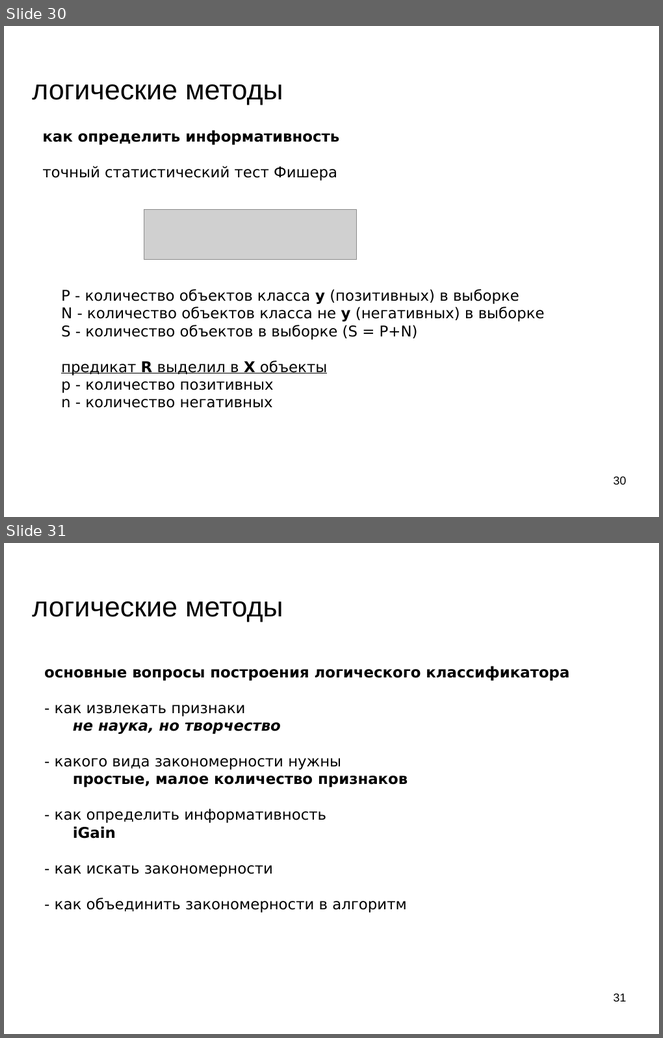
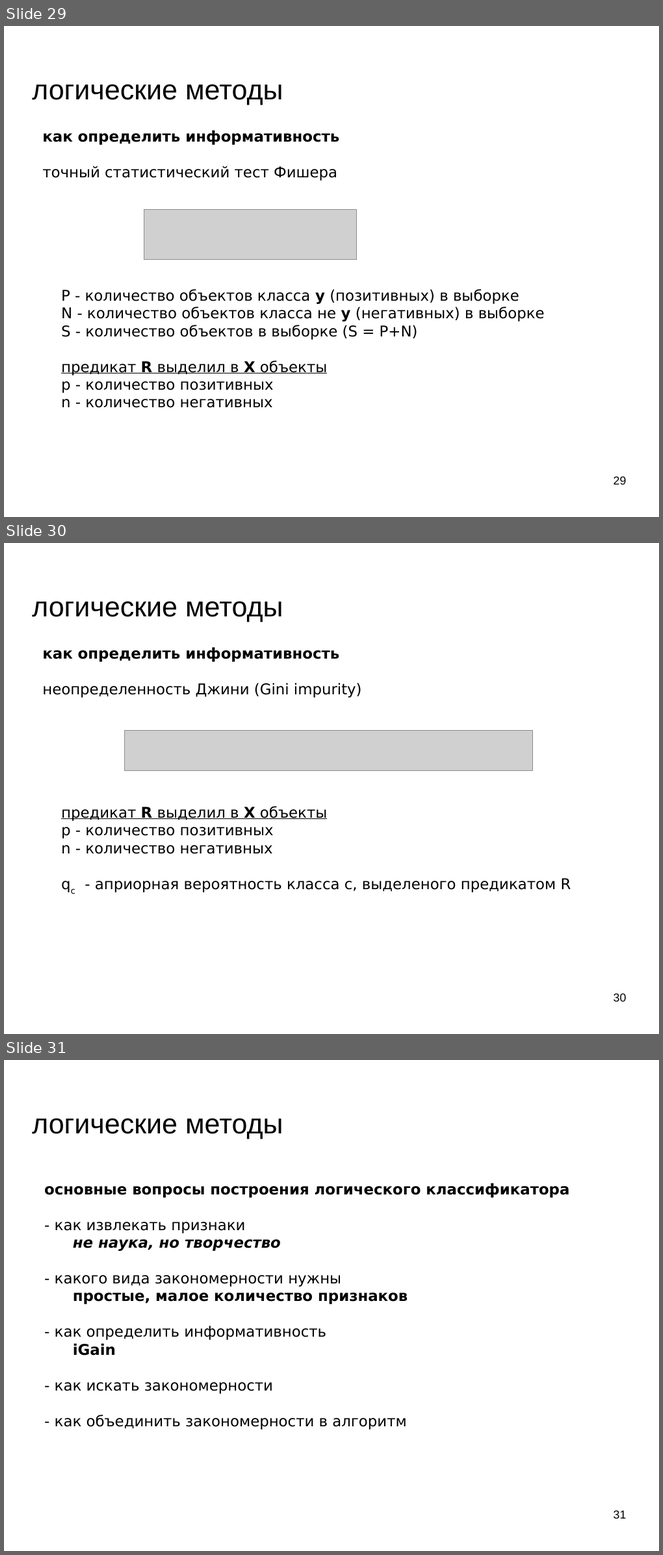
Before and after one commit to mechanoid5/ml_lectorium_legacy, a slide deck: 08-logical.odp. Shown one above the other, each under a label of ours: slides 30 and 31 before the commit, slides 29, 30 and 31 after it. The pictures are 663x1038 and 663x1555 pixels, drawn with LibreOffice and Linux fonts; fonts in the diff are those of the drawing; grey boxes stand for pictures; background and template pictures are left out. Boxes give left, top, right and bottom in pixels: in the first picture for what was removed or moved away, otherwise in the second. Text is boxed around its words. In the diff, an @@ line names an element or a change of style, - is before the commit and + after.

```diff
--- a/08-logical.odp
+++ b/08-logical.odp
@@ slide 30 added at [4, 543, 659, 1034], background picture (left out) @@
@@ title added at [32, 601, 283, 622], 33.9 pt, text #000000 @@
+логические методы
@@ text added at [42, 647, 362, 698], 18 pt, text #000000 @@
+как определить информативность
+неопределенность Джини (Gini impurity)
@@ picture added at [125, 730, 533, 771] @@
@@ text added at [61, 806, 571, 893], 18 pt, text #000000 @@
+предикат R выделил в X объекты
+p - количество позитивных
+n - количество негативных
+qc - априорная вероятность класса c, выделеного предикатом R
@@ page number added at [614, 993, 627, 1002], 14 pt, text #000000 @@
+30
@@ what was slide 30 is now slide 29 @@
@@ page number at [614, 476, 627, 485]: text changed @@
-30
+29
```
Also in this commit, not shown: 7 slides changed, 1 other slide added, 1 slide removed, 4 other files.
